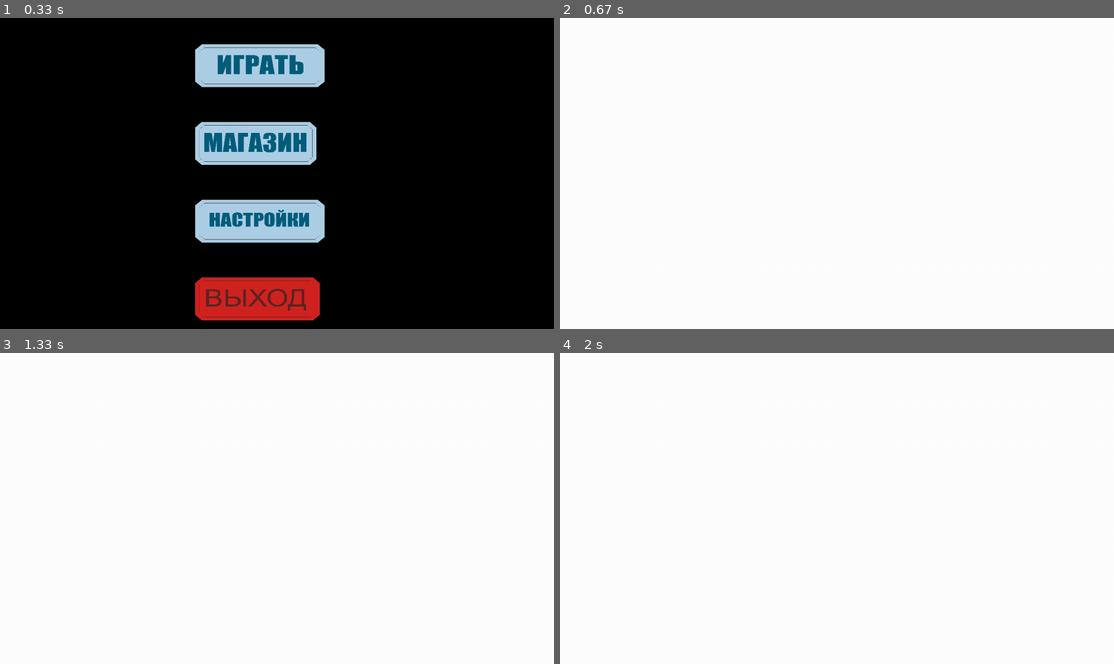
Above: before the commit, frames 1-4 (two rows, left to right).
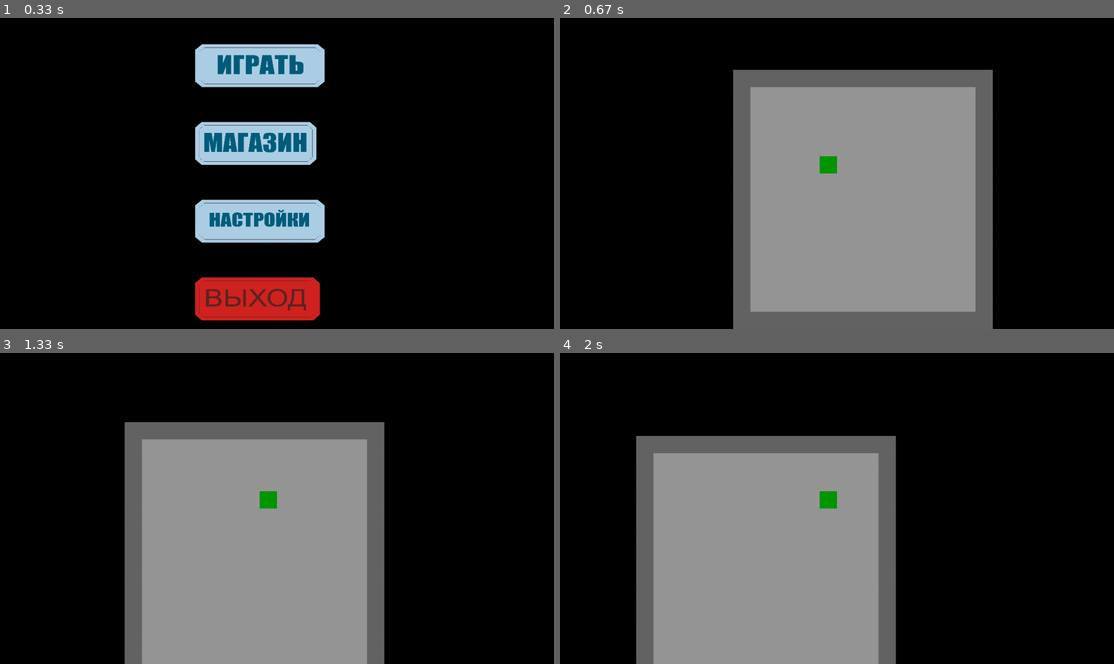
Above: after the commit, the same moments.

Repository: AmirHai/PyGameProject
Game: pygame game, started from classes/main.py
The game is run twice, just before and just after one commit, with the same random seed, the same clock (stepped at 60 frames per second) and the same inputs.
Inputs (mouse positions are in pixels of both pictures, inside the frame that each line leads up to):
- Up to frame 1 (0.33 s): no input
- Up to frame 2 (0.67 s): click (820, 64) at 0.38 s
- Up to frame 3 (1.33 s): hold D 0.67-1.13 s; hold W from 1.17 s (still down)
- Up to frame 4 (2 s): release W at 1.47 s; hold D 1.5-1.97 s

Frame 1 is identical in both runs. In frame 2, 100% of the frame differs, in the area x 0-100%, y 0-100%; in frame 3, 100%; in frame 4, 100%.

Commit message:
создал класс карты всей игры, где реализовал движение персонажа, создал функцию движения персонажа(правда недоработанную), распределил картинки по своим местам. немного изненил данные в других классах

Diff:
--- a/classes/AllConstants.py
+++ b/classes/AllConstants.py
@@ -1,5 +1,4 @@
 import pygame
-
 
 WIDTH = 1280
 HEIGHT = 720
@@ -7,3 +6,8 @@
 SCREEN = pygame.display.set_mode((WIDTH, HEIGHT))
 FPS = 60
 BUTTONSIZE = (300, 100)
+HEROSIZE = (80, 80)
+# точка ценра для прорисовки главного героя
+CENTER = (600, 320)
+PIXELSIZE = 40
+ROOMSIZE = 15
--- a/classes/GameMap.py
+++ b/classes/GameMap.py
@@ -1,7 +1,27 @@
-import pygame
 from AllConstants import *
 
 
 class GameMap:
     def __init__(self):
         self.board = [[0] * 100 for _ in range(100)]
+        self.MainHeroPosition = [5.0, 5.0]
+        for i in range(ROOMSIZE):
+            for j in range(ROOMSIZE):
+                if i == 0 or i == ROOMSIZE - 1 or j == 0 or j == ROOMSIZE - 1:
+                    self.board[i][j] = 2
+                else:
+                    self.board[i][j] = 1
+
+    def render(self):
+        SCREEN.fill('Black')
+        # тут происходит полная отрисовка карты, в котором цвета всех элементов изменятся в картинки
+        for i in range(100):
+            for j in range(100):
+                x_change = CENTER[0] - round((self.MainHeroPosition[0] - i) * PIXELSIZE)
+                y_change = CENTER[1] - round((self.MainHeroPosition[1] - j) * PIXELSIZE)
+                if self.board[i][j] == 1:
+                    pygame.draw.rect(SCREEN, (150, 150, 150), (x_change, y_change, PIXELSIZE, PIXELSIZE), 0)
+                elif self.board[i][j] == 2:
+                    pygame.draw.rect(SCREEN, (100, 100, 100), (x_change, y_change, PIXELSIZE, PIXELSIZE), 0)
+
+        pygame.draw.rect(SCREEN, (0, 150, 0), (CENTER[0], CENTER[1], PIXELSIZE, PIXELSIZE), 0)
--- /dev/null
+++ b/classes/GameProcess.py
@@ -0,0 +1,47 @@
+from serviceFunctions import *
+from GameMap import *
+
+
+def gameInit():
+    allSprites = pygame.sprite.Group()
+    Hero_sprite = pygame.sprite.Sprite(allSprites)
+    Hero_sprite.image = pygame.transform.scale(load_image('character.png'), HEROSIZE)
+    Hero_sprite.rect = Hero_sprite.image.get_rect()
+    Hero_sprite.rect.x = CENTER[0]
+    Hero_sprite.rect.y = CENTER[1]
+    gmap = GameMap()
+    allkeys = [False] * 4
+    while True:
+        for event in pygame.event.get():
+            if event.type == pygame.QUIT:
+                terminate()
+            # копипаст чуть позже уберу))) >> AmirHai
+            if event.type == pygame.KEYDOWN:
+                if event.key == pygame.K_w:
+                    allkeys[0] = True
+                if event.key == pygame.K_s:
+                    allkeys[1] = True
+                if event.key == pygame.K_a:
+                    allkeys[2] = True
+                if event.key == pygame.K_d:
+                    allkeys[3] = True
+            if event.type == pygame.KEYUP:
+                if event.key == pygame.K_w:
+                    allkeys[0] = False
+                if event.key == pygame.K_s:
+                    allkeys[1] = False
+                if event.key == pygame.K_a:
+                    allkeys[2] = False
+                if event.key == pygame.K_d:
+                    allkeys[3] = False
+        if allkeys[0]:
+            gmap.MainHeroPosition = [gmap.MainHeroPosition[0], gmap.MainHeroPosition[1] - 0.1]
+        if allkeys[1]:
+            gmap.MainHeroPosition = [gmap.MainHeroPosition[0], gmap.MainHeroPosition[1] + 0.1]
+        if allkeys[2]:
+            gmap.MainHeroPosition = [gmap.MainHeroPosition[0] - 0.1, gmap.MainHeroPosition[1]]
+        if allkeys[3]:
+            gmap.MainHeroPosition = [gmap.MainHeroPosition[0] + 0.1, gmap.MainHeroPosition[1]]
+        gmap.render()
+        pygame.display.flip()
+        CLOCK.tick(FPS)
--- a/classes/mainMenu.py
+++ b/classes/mainMenu.py
@@ -1,5 +1,6 @@
 from AllConstants import *
 from serviceFunctions import load_image, terminate
+from GameProcess import gameInit
 
 
 def menu_init():
@@ -30,7 +31,7 @@
                 terminate()
             if event.type == pygame.MOUSEBUTTONDOWN:
                 if play_sprite.rect.collidepoint(event.pos):
-                    return
+                    gameInit()
                 if store_sprite.rect.collidepoint(event.pos):
                     pass
                 if settings_sprite.rect.collidepoint(event.pos):
Renamed: Земля.png -> classes/data/Земля.png
Renamed: Стена.png -> classes/data/Стена.png
